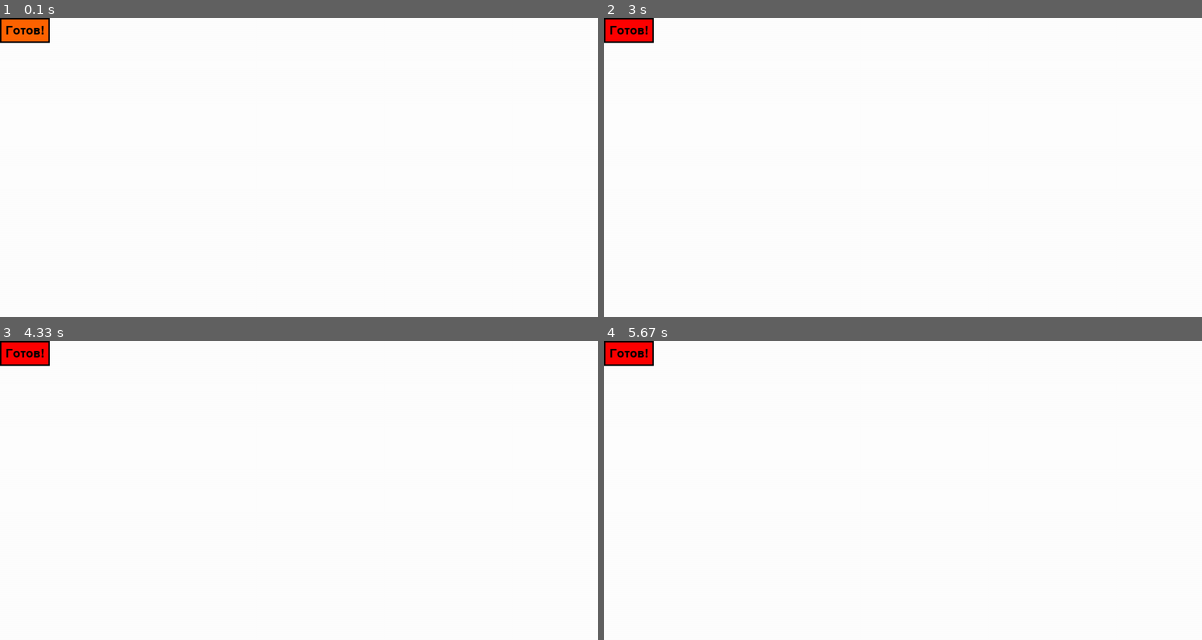
Above: before the commit, frames 1-4 (two rows, left to right).
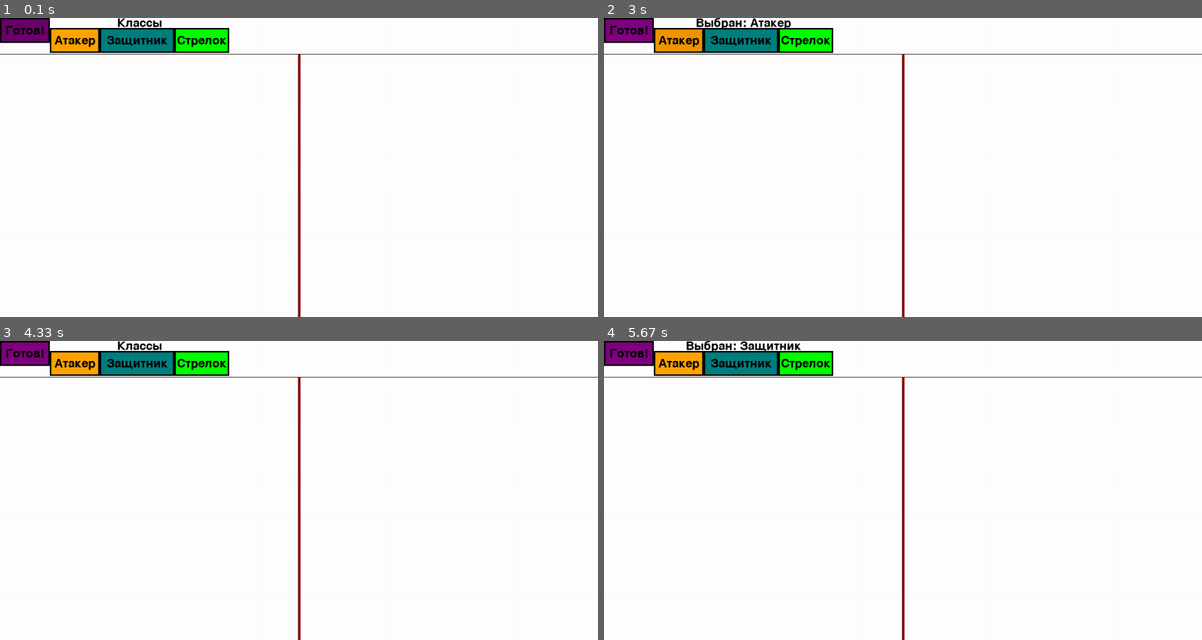
Above: after the commit, the same moments.

Repository: CALLIA121/Pygame
Game: pygame game, started from main2.py
The game is run twice, just before and just after one commit, with the same random seed, the same clock (stepped at 60 frames per second) and the same inputs.
Inputs (mouse positions are in pixels of both pictures, inside the frame that each line leads up to):
- Up to frame 1 (0.1 s): no input
- Up to frame 2 (3 s): click "Готов!" at 0.38 s; click (675, 38) at 0.72 s, where only the run after the commit has a clickable "Атакер"; click "Заного" at 1.05 s; click (1124, 272) at 1.38 s; click (675, 38) at 2.72 s, where only the run after the commit has a clickable "Атакер"
- Up to frame 3 (4.33 s): click (215, 427) at 3.05 s; click (71, 361) at 3.88 s, where only the run after the commit has a clickable "Атакер"; click (424, 436) at 4.22 s
- Up to frame 4 (5.67 s): click (741, 361) at 5.05 s, where only the run after the commit has a clickable "Защитник"; click (729, 472) at 5.38 s

The runs differ from the first frame. In frame 1, 3.9% of the frame differs, in the area x 0-100%, y 0-100%; in frame 2, 4.1%; in frame 3, 3.9%; in frame 4, 4.1%.

Commit message:
add chanhe class system

Diff:
--- a/main2.py
+++ b/main2.py
@@ -9,12 +9,13 @@
 
 
 class Button:
-    def __init__(self, text, x, y, width, height, color, hover_color, action=None):
+    def __init__(self, text, x, y, width, height, color, hover_color, action=None, argv=None):
         self.text = text
         self.rect = pygame.Rect(x, y, width, height)
         self.color = color
         self.hover_color = hover_color
         self.action = action
+        self.argv = argv
 
     def draw(self, screen):
         # Проверка наведения курсора
@@ -35,7 +36,12 @@
         if event.type == pygame.MOUSEBUTTONDOWN:
             if self.rect.collidepoint(event.pos):
                 if self.action:
-                    self.action()
+                    if self.argv:
+                        self.action(self.argv)
+                    else:
+                        self.action()
+            else:
+                print('Button has no action(')
 
     def draw2(self, screen):
         pass
@@ -58,24 +64,50 @@
 
 
 def startGame():
-    global startBtn, start
+    global startBtn, start, classLabel, currClass
     print('Start')
     if not start:
         start = True
+        classLabel = 'Lock'
+        currClass = 'None'
         startBtn.text = 'Заного'
+        startBtn.color = (255, 0, 0)
+        startBtn.hover_color = (255 - 25, 0, 0)
     else:
         start = False
+        classLabel = 'None'
+        currClass = 'None'
         startBtn.text = 'Готов!'
+        startBtn.color = (128, 0, 128),
+        startBtn.hover_color = (128 - 20, 0, 128 - 20)
+
+
+def setClass(cl):
+    global currClass, classLabel
+    if currClass != cl:
+        currClass = cl
+        ch = {'Attaker': 'Атакер', 'Defender': 'Защитник', 'Shoter': 'Стрелок', }
+        classLabel = ch[cl]
+    else:
+        currClass = 'None'
+        classLabel = 'None'
 
 
 running = True
-can = False
-startBtn = Button('Готов!', 0, 0, 100, 50, (255, 0, 0),
-                  (255, 100, 0), startGame)
+classLabel = 'None'
+currClass = 'None'
+startBtn = Button('Готов!', 0, 0, 100, 50, (128, 0, 128),
+                  (128 - 20, 0, 128 - 20), startGame)
 
-buttons = [startBtn]
+classAttak = Button('Атакер', 100, 20, 100, 50, (255, 165, 0),
+                    (240, 150, 0), setClass, ('Attaker'))
+classDefender = Button('Защитник', 200, 20, 150, 50, (0, 128, 128),
+                       (0, 128 - 15, 128 - 15), setClass, ('Defender'))
+classShooter = Button('Стрелок', 350, 20, 110, 50, (0, 255, 0),
+                      (0, 255 - 25, 0), setClass, ('Shoter'))
+
+buttons = [startBtn, classAttak, classDefender, classShooter]
 while running:
-    print(start)
     for event in pygame.event.get():
         handle_event(event, buttons)
         if event.type == pygame.QUIT:
@@ -83,5 +115,16 @@
 
     screen.fill((255, 255, 255))
     drower(screen, buttons)
+    font = pygame.font.Font(None, 36)
+    if classLabel == 'None':
+        text_surface = font.render('Классы', True, 'black')
+    elif classLabel == 'Lock':
+        text_surface = font.render('Идет бой', True, 'black')
+    else:
+        text_surface = font.render(f'Выбран: {classLabel}', True, 'black')
+    text_rect = text_surface.get_rect(center=((100+350+110) // 2, 10))
+    screen.blit(text_surface, text_rect)
+    pygame.draw.line(screen, (0, 0, 0), (0, 72), (WIDTH, 72), 1)
+    pygame.draw.line(screen, (128, 0, 0), (WIDTH/2, 72), (WIDTH/2, HEIGHT), 5)
 
     pygame.display.flip()
